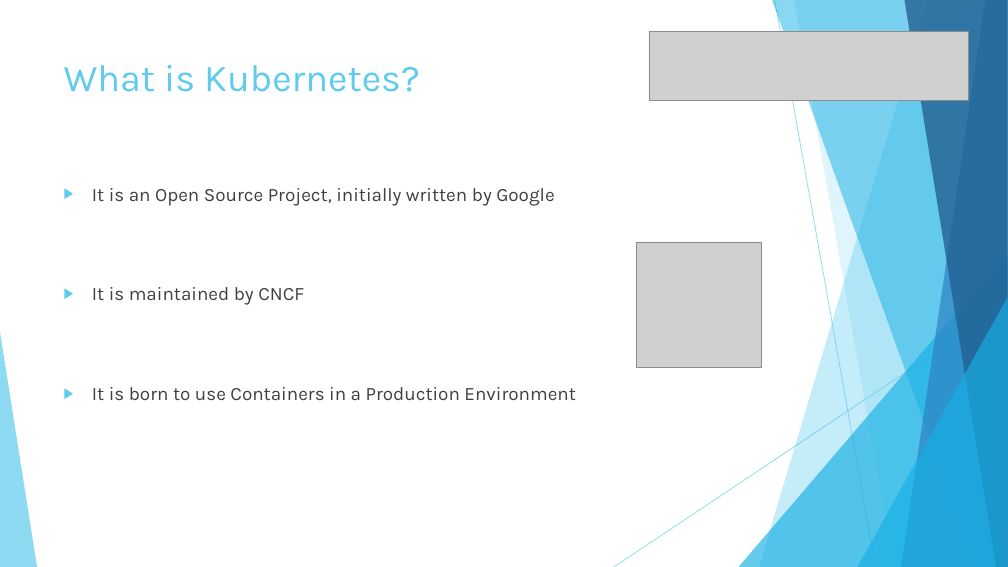
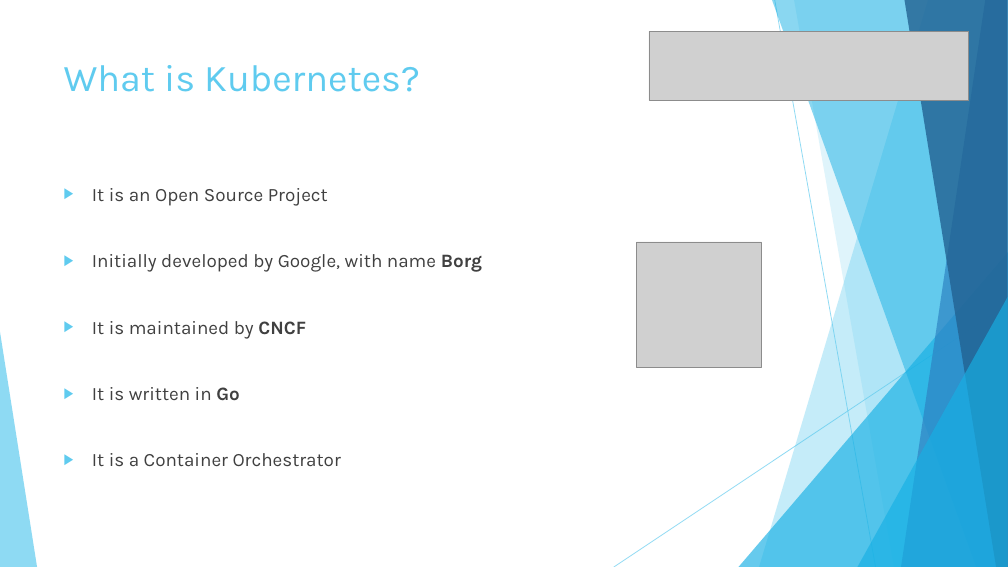
Before and after one commit to fsforza/kubernetes-demo, a slide deck: slide 4 of slides/kube-demo.pptx (slide 2 before the commit). Drawn at 1008x567 pixels with LibreOffice and Linux fonts; fonts in the diff are those of the drawing; grey boxes stand for pictures. Boxes give left, top, right and bottom in pixels: in the first picture for what was removed or moved away, otherwise in the second. Text is boxed around its words. In the diff, an @@ line names an element or a change of style, - is before the commit and + after.

Commit message:
updated slides

```diff
--- a/slides/kube-demo.pptx
+++ b/slides/kube-demo.pptx
@@ text at [92,188,482,272]: text changed @@
-▶ It is an Open Source Project, initially written by Google
+▶ It is an Open Source Project
+▶ Initially developed by Google, with name Borg
@@ text at [92,321,306,339]: bold on in "CNCF" @@
@@ text at [92,387,341,466]: text changed @@
-▶ It is born to use Containers in a Production Environment
+▶ It is written in Go
+▶ It is a Container Orchestrator
```
Also in this commit, not shown: 1 other slide changed, 2 slides added.
